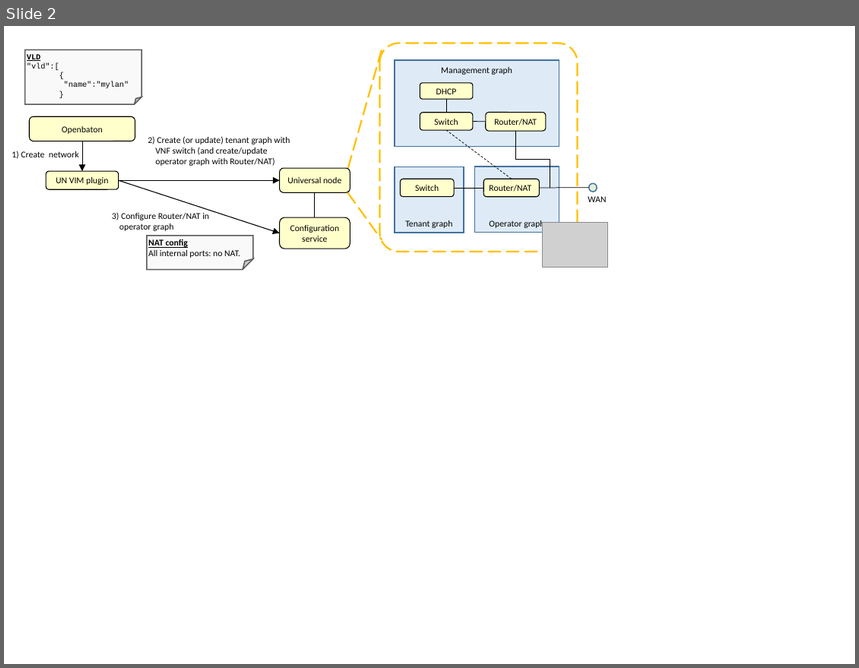
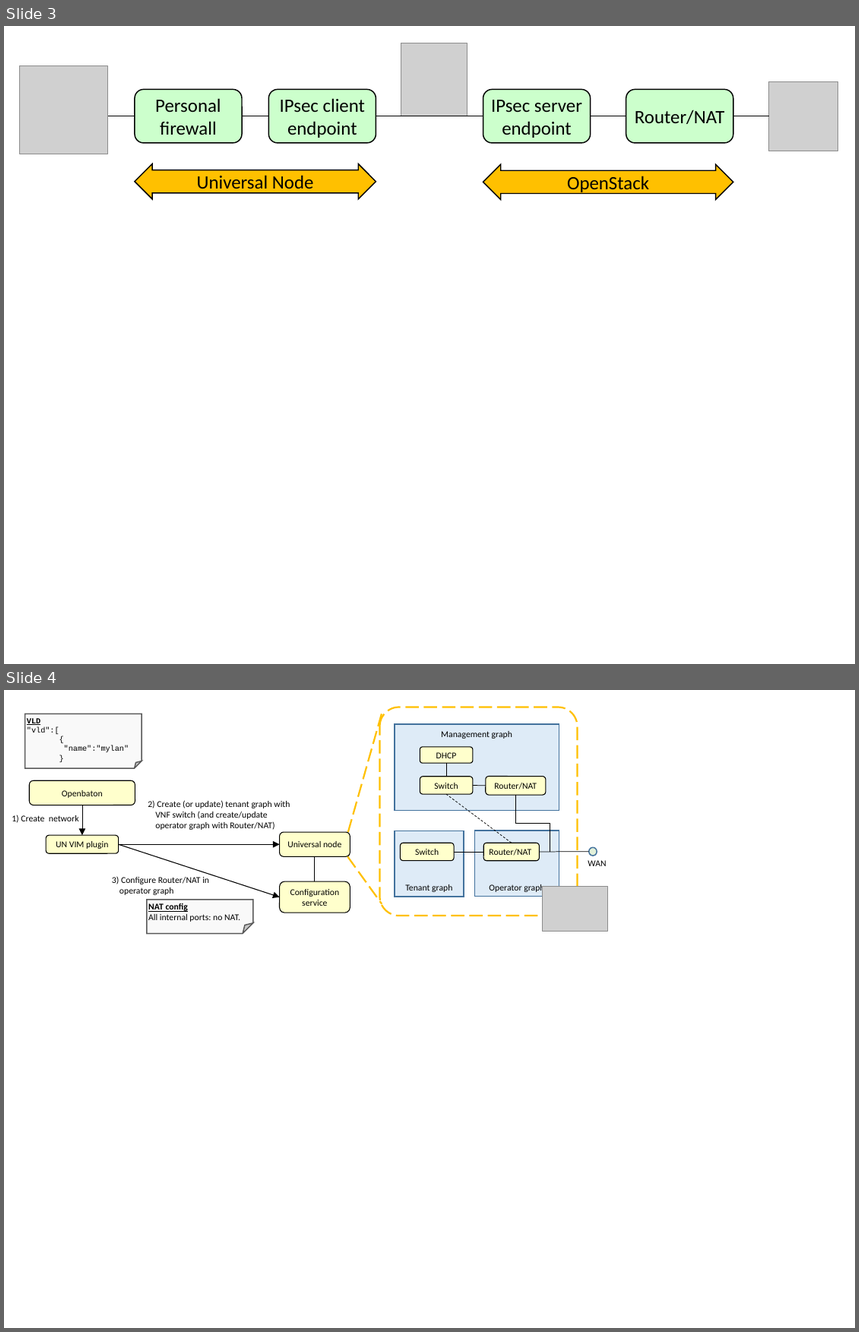
Before and after one commit to netgroup-polito/unvim4openbaton, a slide deck: Pictures/Pictures.pptx. Shown one above the other, each under a label of ours: slide 2 before the commit, slides 3 and 4 after it. The pictures are 859x668 and 859x1332 pixels, drawn with LibreOffice and Linux fonts; fonts in the diff are those of the drawing; grey boxes stand for pictures. Boxes give left, top, right and bottom in pixels: in the first picture for what was removed or moved away, otherwise in the second. Text is boxed around its words. In the diff, an @@ line names an element or a change of style, - is before the commit and + after.

```diff
--- a/Pictures/Pictures.pptx
+++ b/Pictures/Pictures.pptx
@@ slide 3 added at (x1=4, y1=26, x2=855, y2=664), background #FFFFFF @@
@@ picture added at (x1=401, y1=43, x2=467, y2=116) @@
@@ picture added at (x1=20, y1=66, x2=108, y2=154) @@
@@ rounded rectangle added at (x1=135, y1=89, x2=242, y2=143), fill #CCFFCC, outline #000000 1 pt, 17 pt, text #000000 @@
+Personal firewall
@@ rounded rectangle added at (x1=268, y1=89, x2=376, y2=143), fill #CCFFCC, outline #000000 1 pt, 17 pt, text #000000 @@
+IPsec client endpoint
@@ rounded rectangle added at (x1=484, y1=89, x2=591, y2=143), fill #CCFFCC, outline #000000 1 pt, 17 pt, text #000000 @@
+IPsec server endpoint
@@ rounded rectangle added at (x1=626, y1=89, x2=734, y2=143), fill #CCFFCC, outline #000000 1 pt, 17 pt, text #000000 @@
+Router/NAT
@@ picture added at (x1=769, y1=82, x2=838, y2=151) @@
@@ line added from (64, 116) to (135, 116), #000000 1 pt @@
@@ line added from (242, 116) to (268, 116), #000000 1 pt @@
@@ line added from (376, 116) to (484, 116), #000000 1 pt @@
@@ line added from (591, 116) to (626, 116), #000000 1 pt @@
@@ line added from (734, 116) to (769, 116), #000000 1 pt @@
@@ left right arrow added at (x1=135, y1=164, x2=376, y2=199), fill #FFC000, outline #000000 1 pt, 17 pt, text #000000 @@
+Universal Node
@@ left right arrow added at (x1=484, y1=164, x2=734, y2=199), fill #FFC000, outline #000000 1 pt, 17 pt, text #000000 @@
+OpenStack
@@ what was slide 2 is now slide 4 @@
```
Also in this commit, not shown: 1 other slide added, 6 other files.
